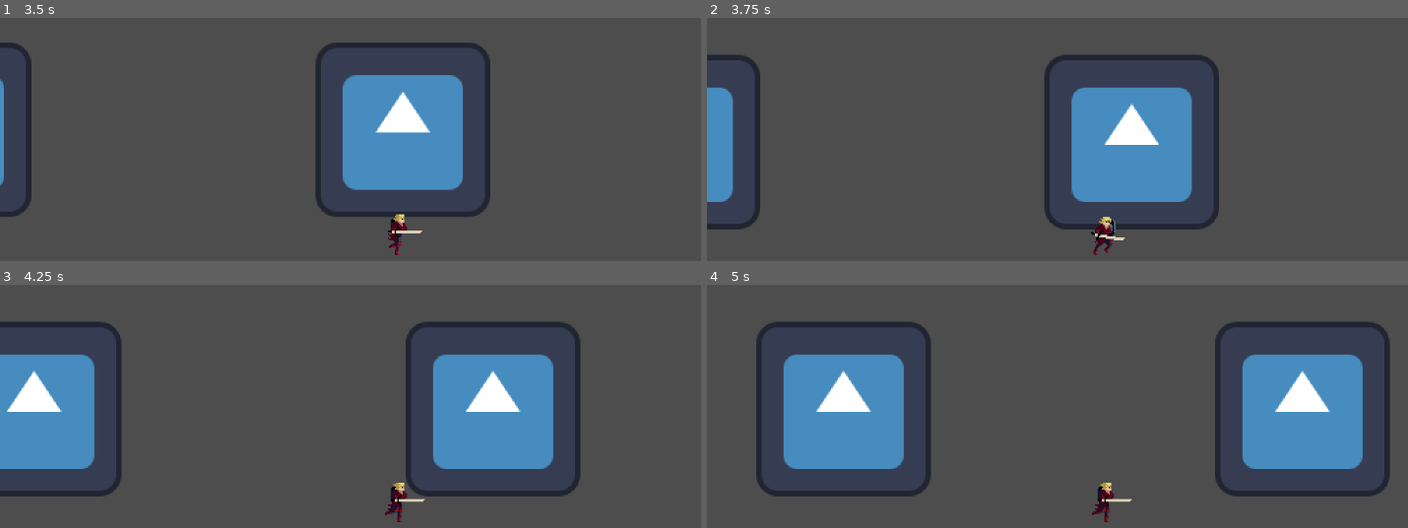
Above: before the commit, frames 1-4 (two rows, left to right).
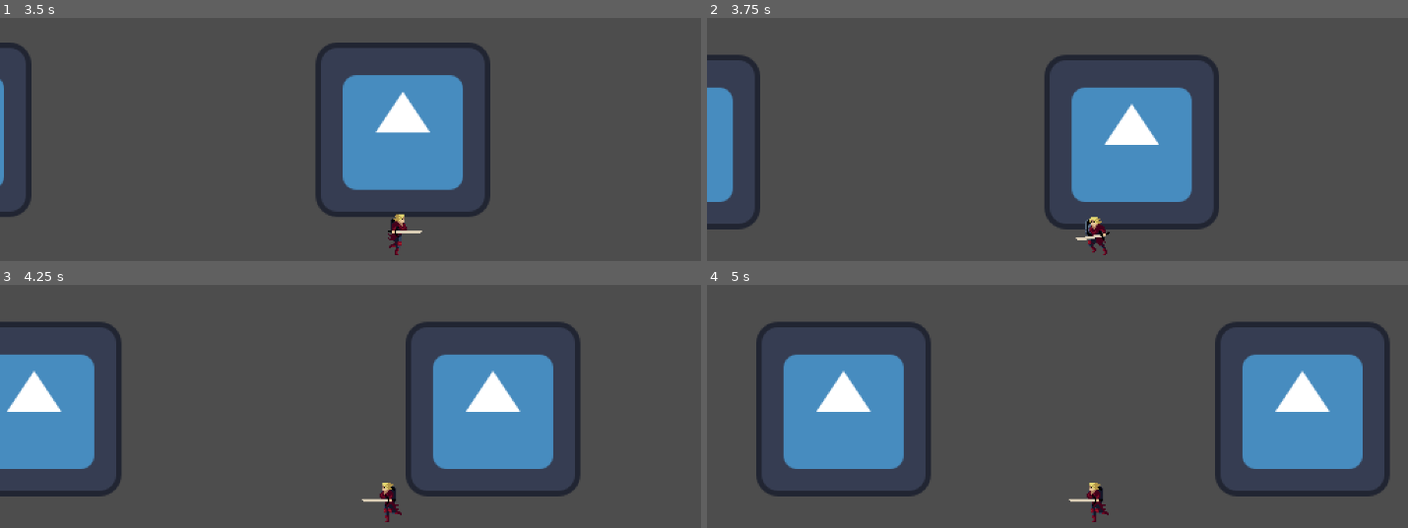
Above: after the commit, the same moments.

Repository: PolyBytes/Jame-Gam-39
Game: Godot game, scene res://Levels/Prototyping.tscn
The game is run twice, just before and just after one commit, with the same random seed, the same clock (stepped at 60 frames per second) and the same inputs. The engine's default icon, where the game draws it, is replaced by a stand-in: a white triangle on a blue panel in a dark square.
Inputs:
- Up to frame 1 (3.5 s): tap Enter at 0.5 s; hold D (move_right) 0.53-1.28 s; hold S (move_down) 1.28-2.03 s; hold D (move_right) 2.03-2.78 s; hold W (move_up) from 2.78 s (still down)
- Up to frame 2 (3.75 s): release W (move_up) at 3.53 s; hold A (move_left) from 3.53 s (still down)
- Up to frame 3 (4.25 s): keep holding A (move_left)
- Up to frame 4 (5 s): keep holding A (move_left)

Frame 1 is identical in both runs. In frame 2, 0.5% of the frame differs, in the area x 52-60%, y 81-98%; in frame 3, 0.5%, in the area x 51-61%, y 81-98%; in frame 4, 0.5%.

Commit message:
Fixed Sprite not orienting properly

Diff:
--- a/Player/Player.gd
+++ b/Player/Player.gd
@@ -32,7 +32,7 @@
 
 	if horizontal_direction:
 		# Handle Sprite Horizontal Orientation
-		#$AnimatedSprite2D.flip_h = true if roundi(horizontal_direction) == -1 else false
+		$Sprite2D.flip_h = true if roundi(horizontal_direction) == -1 else false
 
 		input_vector.x = horizontal_direction
 
--- a/Player/Player.tscn
+++ b/Player/Player.tscn
@@ -114,8 +114,6 @@
 
 [sub_resource type="AnimationNodeStateMachineTransition" id="AnimationNodeStateMachineTransition_fs0wu"]
 
-[sub_resource type="AnimationNodeStateMachineTransition" id="AnimationNodeStateMachineTransition_pnnnp"]
-
 [sub_resource type="AnimationNodeStateMachineTransition" id="AnimationNodeStateMachineTransition_lvwxd"]
 
 [sub_resource type="AnimationNodeStateMachineTransition" id="AnimationNodeStateMachineTransition_uxqs2"]
@@ -131,6 +129,8 @@
 [sub_resource type="AnimationNodeStateMachineTransition" id="AnimationNodeStateMachineTransition_84h0b"]
 switch_mode = 2
 
+[sub_resource type="AnimationNodeStateMachineTransition" id="AnimationNodeStateMachineTransition_u0adj"]
+
 [sub_resource type="AnimationNodeStateMachine" id="AnimationNodeStateMachine_noype"]
 states/End/position = Vector2(606, 100)
 states/Start/position = Vector2(307, 11)
@@ -144,7 +144,7 @@
 states/roll/position = Vector2(464, 255)
 states/run/node = SubResource("AnimationNodeAnimation_t2lif")
 states/run/position = Vector2(153, 255)
-transitions = ["Start", "idle", SubResource("AnimationNodeSt …(64 unchanged characters)… ionNodeStateMachineTransition_fs0wu"), "run", "idle", SubResource("AnimationNodeStateMachineTransition_pnnnp"), "idle", "roll", SubResource("AnimationNodeStateMachineTransition_lvwxd"), "idle", "block", SubResource("AnimationNodeStateMachineTransition_uxqs2"), "idle", "death", SubResource("AnimationNodeStateMachineTransition_lo6dv"), "death", "End", SubResource("AnimationNodeStateMachineTransition_ngpva"), "roll", "idle", SubResource("AnimationNodeStateMachineTransition_ear6v"), "block", "idle", SubResource("AnimationNodeStateMachineTransition_84h0b")]
+transitions = ["Start", "idle", SubResource("AnimationNodeSt …(64 unchanged characters)… ionNodeStateMachineTransition_fs0wu"), "idle", "roll", SubResource("AnimationNodeStateMachineTransition_lvwxd"), "idle", "block", SubResource("AnimationNodeStateMachineTransition_uxqs2"), "idle", "death", SubResource("AnimationNodeStateMachineTransition_lo6dv"), "death", "End", SubResource("AnimationNodeStateMachineTransition_ngpva"), "roll", "idle", SubResource("AnimationNodeStateMachineTransition_ear6v"), "block", "idle", SubResource("AnimationNodeStateMachineTransition_84h0b"), "run", "idle", SubResource("AnimationNodeStateMachineTransition_u0adj")]
 
 [sub_resource type="RectangleShape2D" id="RectangleShape2D_o4jsr"]
 size = Vector2(11, 23)
